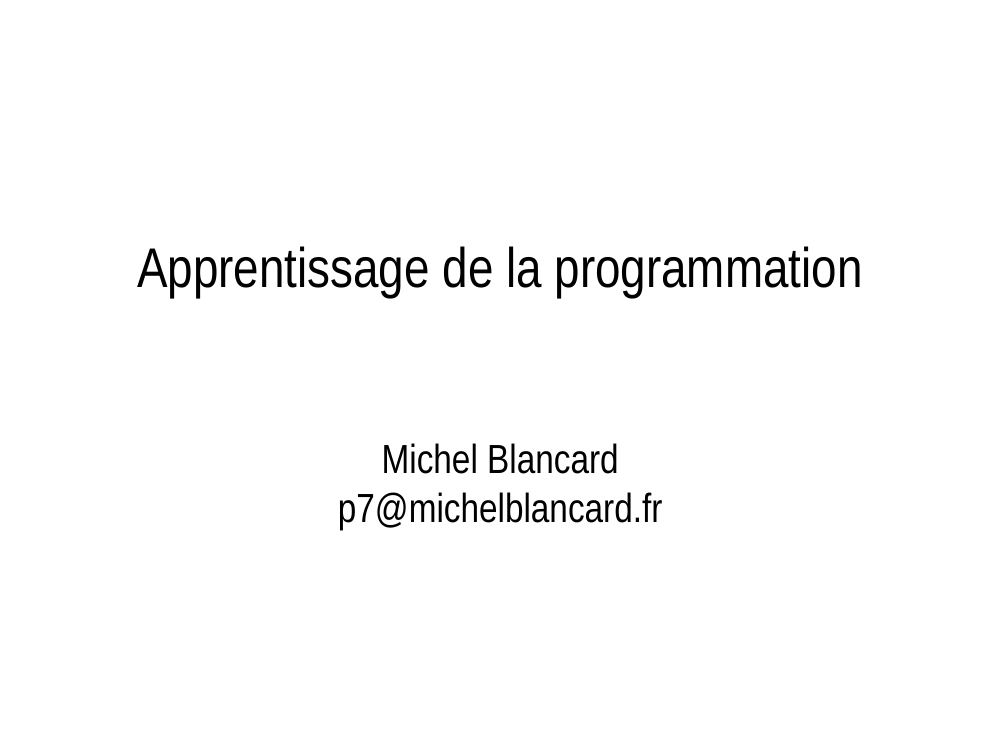
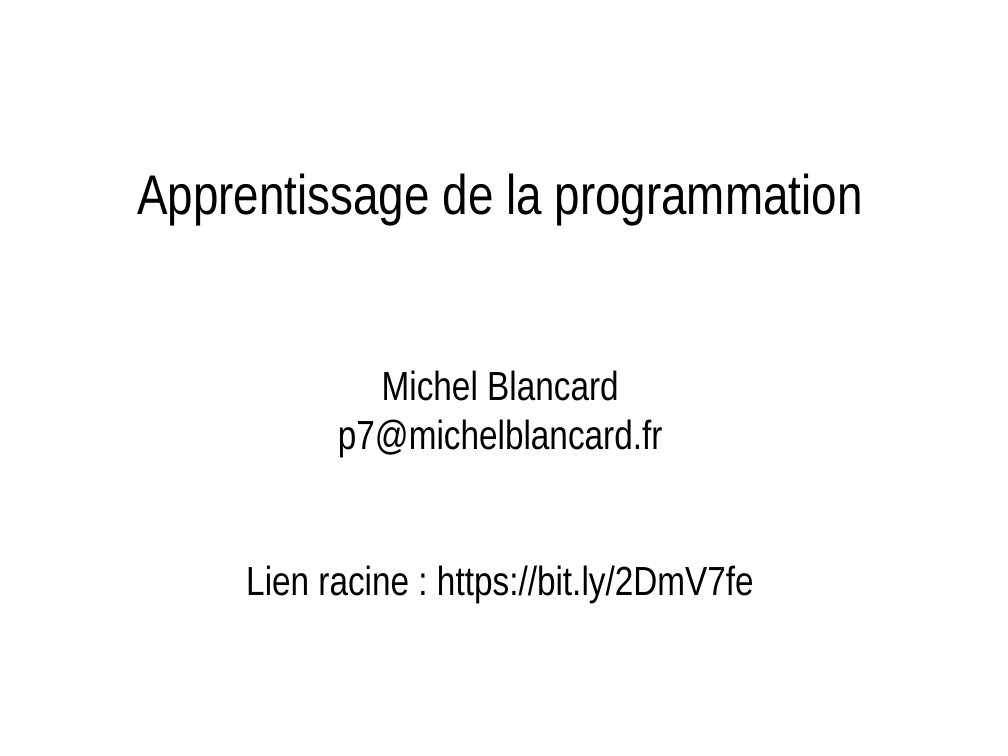
Before and after one commit to Preethi30S/intro-info, a slide deck: slide 1 of 1_structures_de_donnees.odp. Drawn at 1008x756 pixels with LibreOffice and Linux fonts; fonts in the diff are those of the drawing. Boxes give left, top, right and bottom in pixels: in the first picture for what was removed or moved away, otherwise in the second. Text is boxed around its words. In the diff, an @@ line names an element or a change of style, - is before the commit and + after.

```diff
--- a/1_structures_de_donnees.odp
+++ b/1_structures_de_donnees.odp
@@ title at [137, 173, 863, 603]: text changed @@
-Apprentissage de la programmation
-Michel Blancard
-p7@michelblancard.fr
+Apprentissage de la programmation
+Michel Blancard
+p7@michelblancard.fr
+Lien racine : https://bit.ly/2DmV7fe
```
Also in this commit, not shown: 1 other slide changed, 4 other files.
